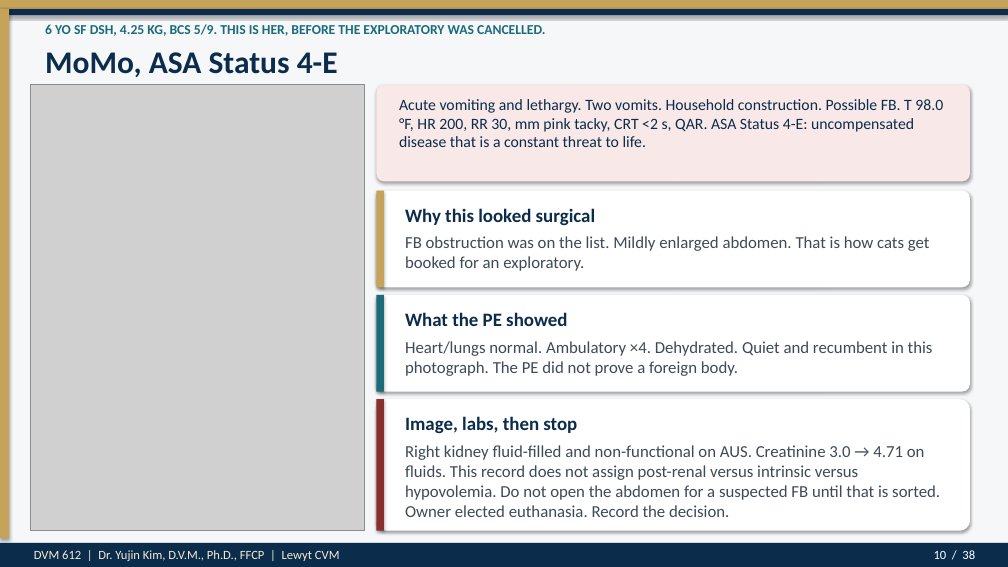
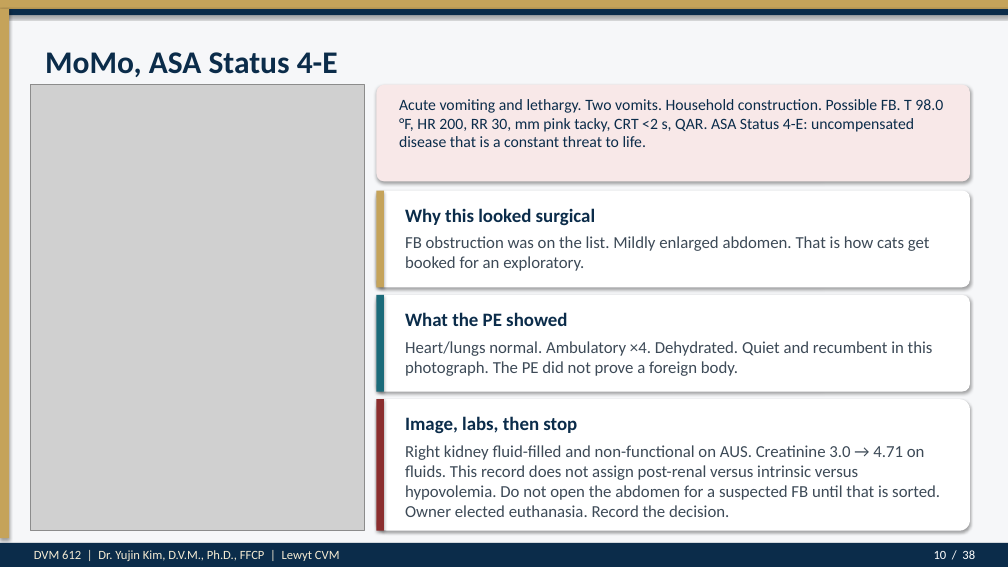
Before and after one commit to drkimvet/happycare, a slide deck: slide 10 of lectures/DVM-612_Week4_Preop_PatientPrep_Postop.pptx. Drawn at 1008x567 pixels with LibreOffice and Linux fonts; fonts in the diff are those of the drawing; grey boxes stand for pictures. Boxes give left, top, right and bottom in pixels: in the first picture for what was removed or moved away, otherwise in the second. Text is boxed around its words. In the diff, an @@ line names an element or a change of style, - is before the commit and + after.

```diff
--- a/lectures/DVM-612_Week4_Preop_PatientPrep_Postop.pptx
+++ b/lectures/DVM-612_Week4_Preop_PatientPrep_Postop.pptx
@@ text removed at [45, 24, 545, 36] @@
-6 YO SF DSH, 4.25 KG, BCS 5/9. THIS IS HER, BEFORE THE EXPLORATORY WAS CANCELLED.
```
Also in this commit, not shown: 34 other slides changed, 2 other files.
